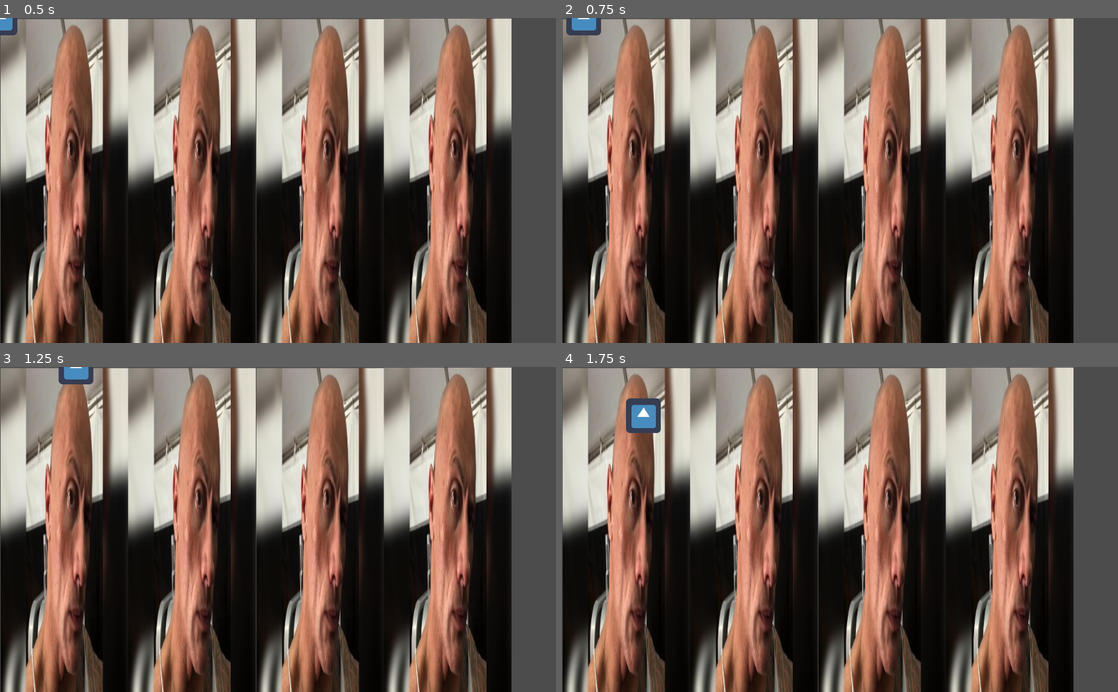
Above: before the commit, frames 1-4 (two rows, left to right).
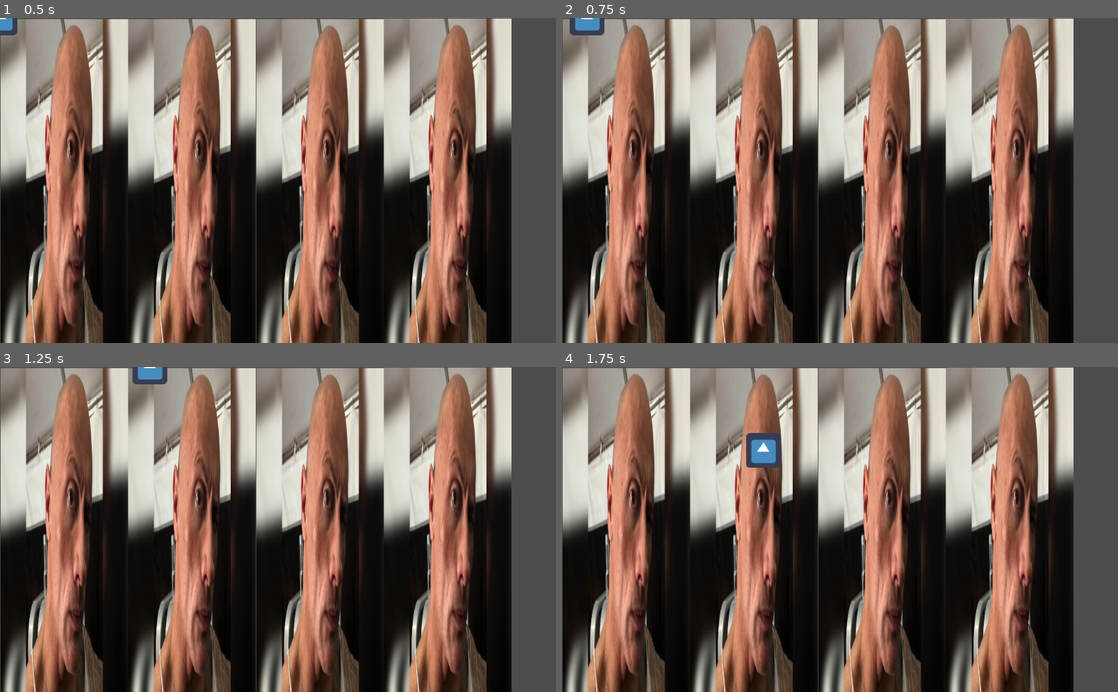
Above: after the commit, the same moments.

Repository: JustAlternate/The-Ascension
Game: Godot game, scene res://Node2D.tscn
Same seed, same stepped clock (60 frames per second), same inputs: the game is played once before the commit and once after it. The engine's default icon, where the game draws it, is replaced by a stand-in: a white triangle on a blue panel in a dark square.
Inputs:
- Up to frame 1 (0.5 s): no input
- Up to frame 2 (0.75 s): tap Enter at 0.5 s; hold D (move_right) from 0.53 s (still down)
- Up to frame 3 (1.25 s): keep holding D (move_right)
- Up to frame 4 (1.75 s): release D (move_right) at 1.28 s; hold S (move_down) from 1.28 s (still down)

Frame 1 is identical in both runs. In frame 2, 0.1% of the frame differs, in the area x 0-8%, y 0-6%; in frame 3, 0.7%; in frame 4, 1.3%, in the area x 11-40%, y 9-31%.

Commit message:
INERTIE SPIRIT WOOHOOOO
haaaan

Diff:
--- a/Script/Spirit.gd
+++ b/Script/Spirit.gd
@@ -1,19 +1,29 @@
 extends KinematicBody2D
 
-var velocity = Vector2()
-export var speed = 200
+var velocity = Vector2.ZERO
+var input_velocity = Vector2.ZERO
+export var speed = 500
+export var acceleration = 0.1
+export var friction = 0.05
+
 
 func get_input():
-	velocity = Vector2.ZERO
+	input_velocity = Vector2.ZERO
 	if Input.is_action_pressed("move_up"):
-		velocity.y -= 1
+		input_velocity.y -= 1
 	if Input.is_action_pressed("move_down"):
-		velocity.y += 1
+		input_velocity.y += 1
 	if Input.is_action_pressed("move_left"):
-		velocity.x -= 1
+		input_velocity.x -= 1
 	if Input.is_action_pressed("move_right"):
-		velocity.x += 1
-	velocity = velocity.normalized() * speed
+		input_velocity.x += 1
+	input_velocity = input_velocity.normalized() * speed
+
+	if input_velocity.length() > 0:
+		velocity = velocity.linear_interpolate(input_velocity,acceleration)
+	else:
+		velocity = velocity.linear_interpolate(Vector2.ZERO,friction)
+
 
 # Called every frame. 'delta' is the elapsed time since the previous frame.
 func _physics_process(delta):
